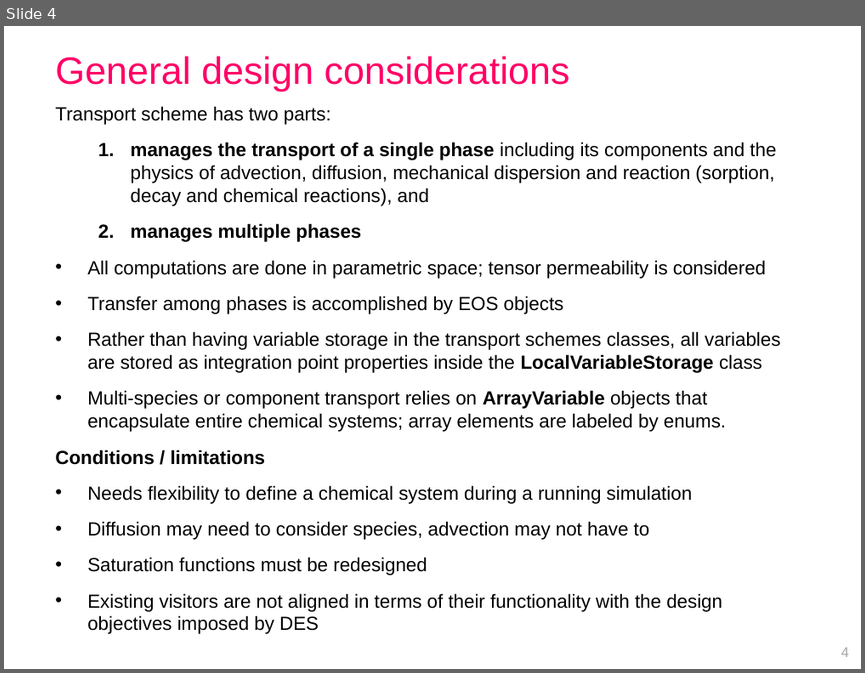
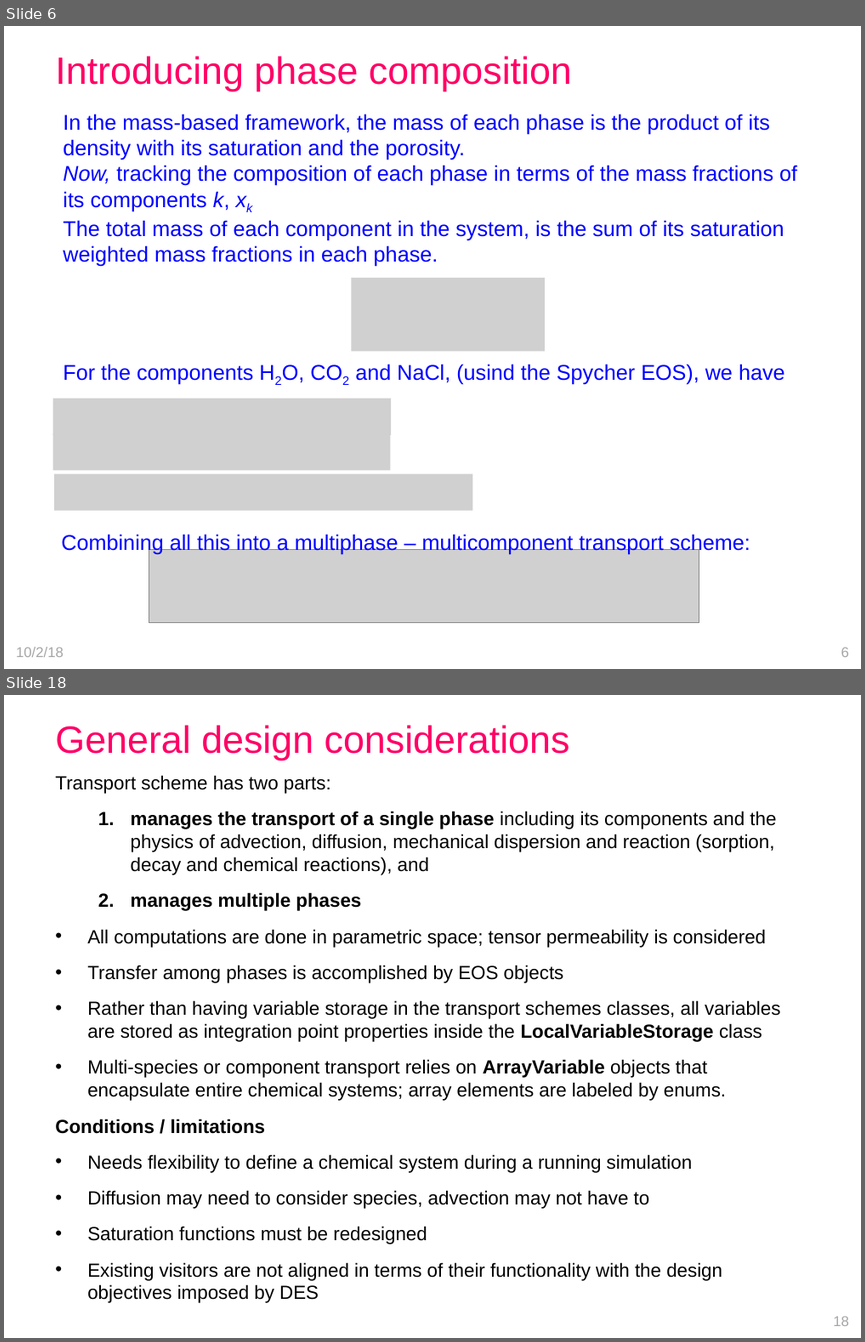
Before and after one commit to openCSMP/openCSMP, a slide deck: doc/SKM2018_Melbourne_transport_scheme.pptx. Shown one above the other, each under a label of ours: slide 4 before the commit, slides 6 and 18 after it; the slides between them are not shown. The pictures are 865x673 and 865x1342 pixels, drawn with LibreOffice and Linux fonts; fonts in the diff are those of the drawing; grey boxes stand for pictures. Boxes give left, top, right and bottom in pixels: in the first picture for what was removed or moved away, otherwise in the second. Text is boxed around its words. In the diff, an @@ line names an element or a change of style, - is before the commit and + after.

```diff
--- a/doc/SKM2018_Melbourne_transport_scheme.pptx
+++ b/doc/SKM2018_Melbourne_transport_scheme.pptx
@@ slide 6 added at (4, 26, 861, 669), background #FFFFFF @@
@@ title added at (55, 56, 572, 91), 32 pt, text #FF0066 @@
+Introducing phase composition
@@ text added at (63, 114, 797, 267), 18 pt, text #0000FF @@
+In the mass-based framework, the mass of each phase is the product of its density with its saturation and the porosity.
+Now, tracking the composition of each phase in terms of the mass fractions of its components k, xk
+The total mass of each component in the system, is the sum of its saturation weighted mass fractions in each phase.
@@ picture added at (351, 278, 545, 352) @@
@@ text added at (63, 363, 785, 384), 18 pt, text #0000FF @@
+For the components H2O, CO2 and NaCl, (usind the Spycher EOS), we have
@@ picture added at (52, 397, 391, 435) @@
@@ picture added at (52, 433, 390, 470) @@
@@ picture added at (54, 474, 472, 511) @@
@@ text added at (61, 533, 750, 555), 18 pt, text #0000FF @@
+Combining all this into a multiphase – multicomponent transport scheme:
@@ picture added at (148, 549, 698, 623) @@
@@ text added at (16, 646, 64, 657), 12 pt, text #A6A6A6 @@
+10/2/18
@@ page number added at (841, 646, 849, 657), 12 pt, text #A6A6A6 @@
+6
@@ what was slide 4 is now slide 18 @@
@@ page number at (833, 1315, 849, 1326): text changed @@
-4
+18
```
Also in this commit, not shown: 71 slides changed, 11 other slides added, 17 other files.
